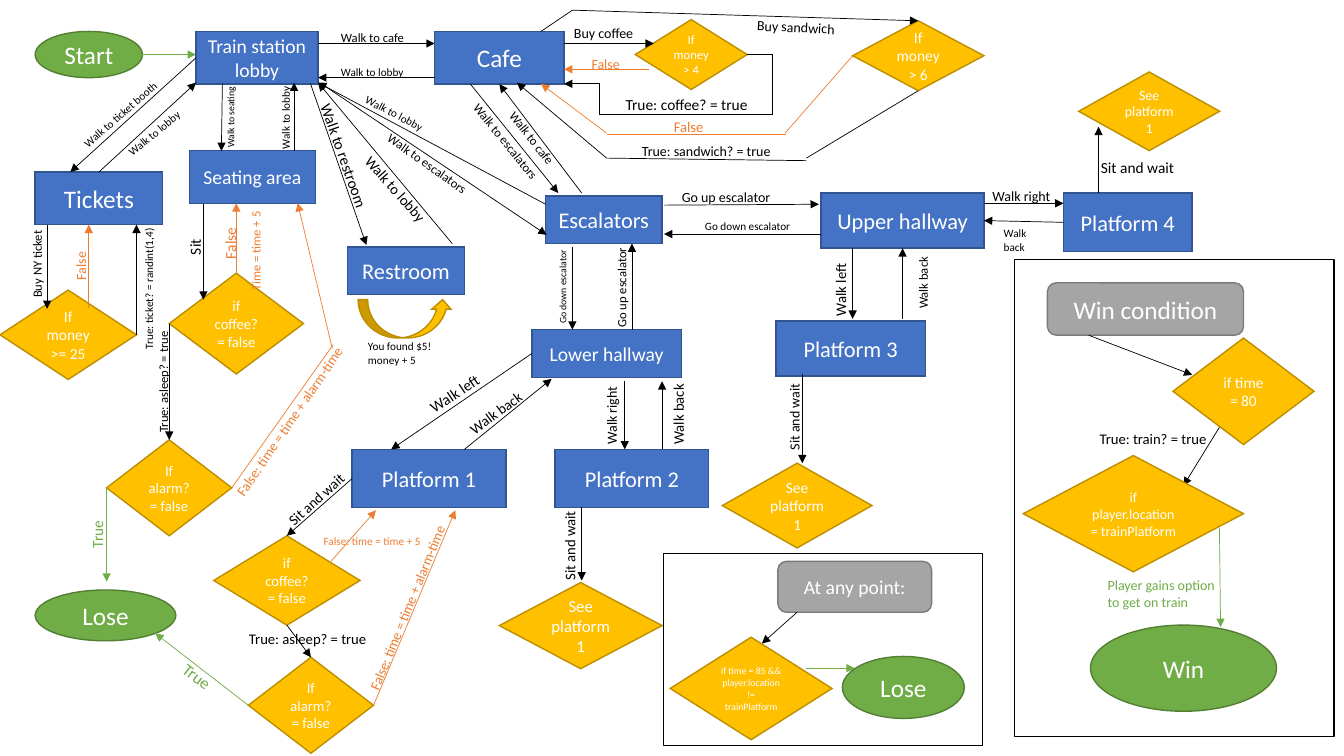
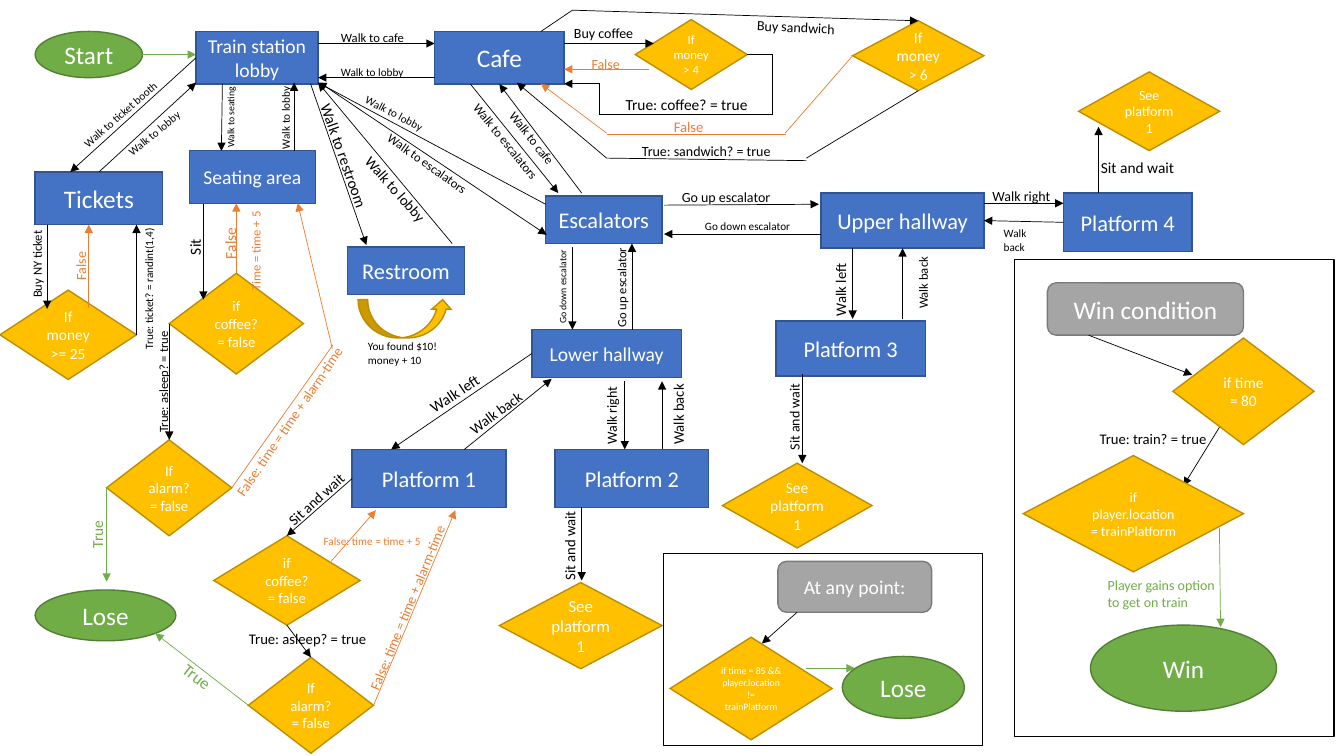
Before and after one commit to MrPinkPigg/cisc108, a slide deck: slide 1 of Project Two/textGameDiagram.pptx. Drawn at 1344x756 pixels with LibreOffice and Linux fonts; fonts in the diff are those of the drawing. Boxes give left, top, right and bottom in pixels: in the first picture for what was removed or moved away, otherwise in the second. Text is boxed around its words. In the diff, an @@ line names an element or a change of style, - is before the commit and + after.

```diff
--- a/Project Two/textGameDiagram.pptx
+++ b/Project Two/textGameDiagram.pptx
@@ text at [368, 342, 437, 366]: text changed @@
-You found $5! money + 5
+You found $10! money + 10
```
Also in this commit, not shown: 1 slide added, 1 other file.
